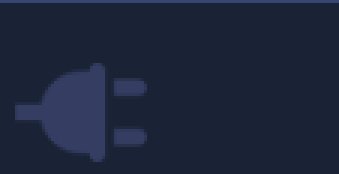
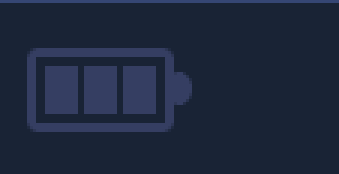
Two versions of the same layered image (339 x 174). Layer-by-layer changes:
showed "bat border", painted on it over bbox(27, 48, 192, 141)
showed "bat", painted on it over bbox(45, 57, 183, 123)
hid "plug" over bbox(15, 63, 147, 162)
